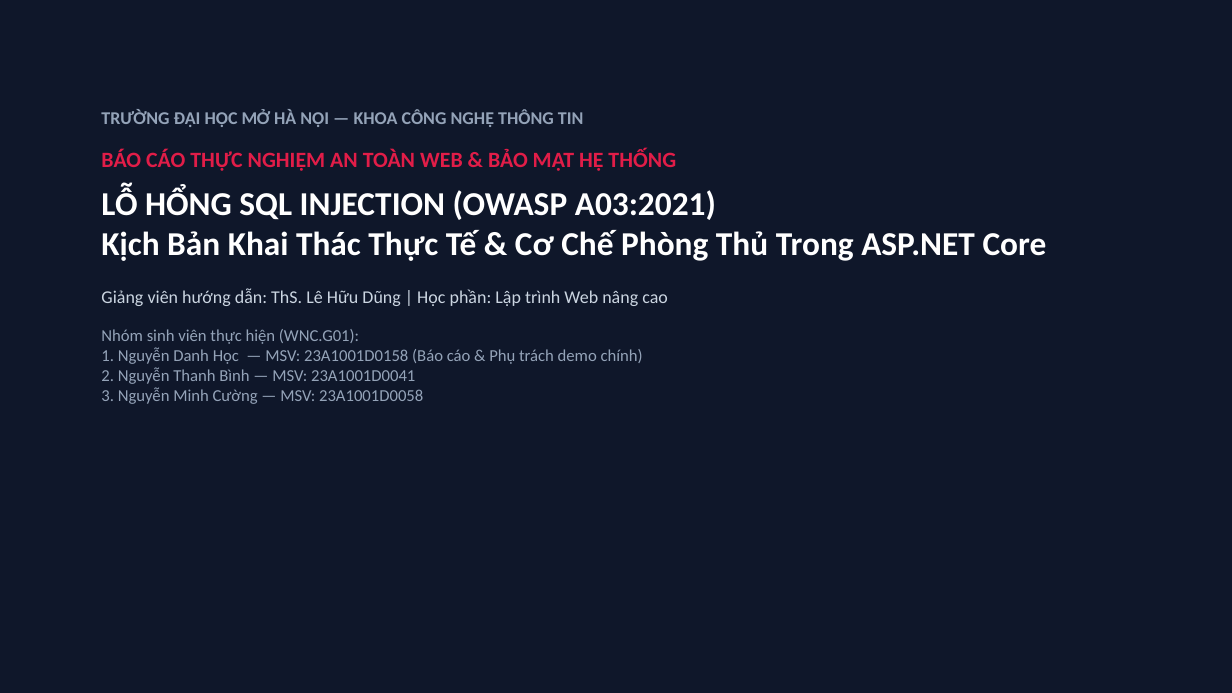
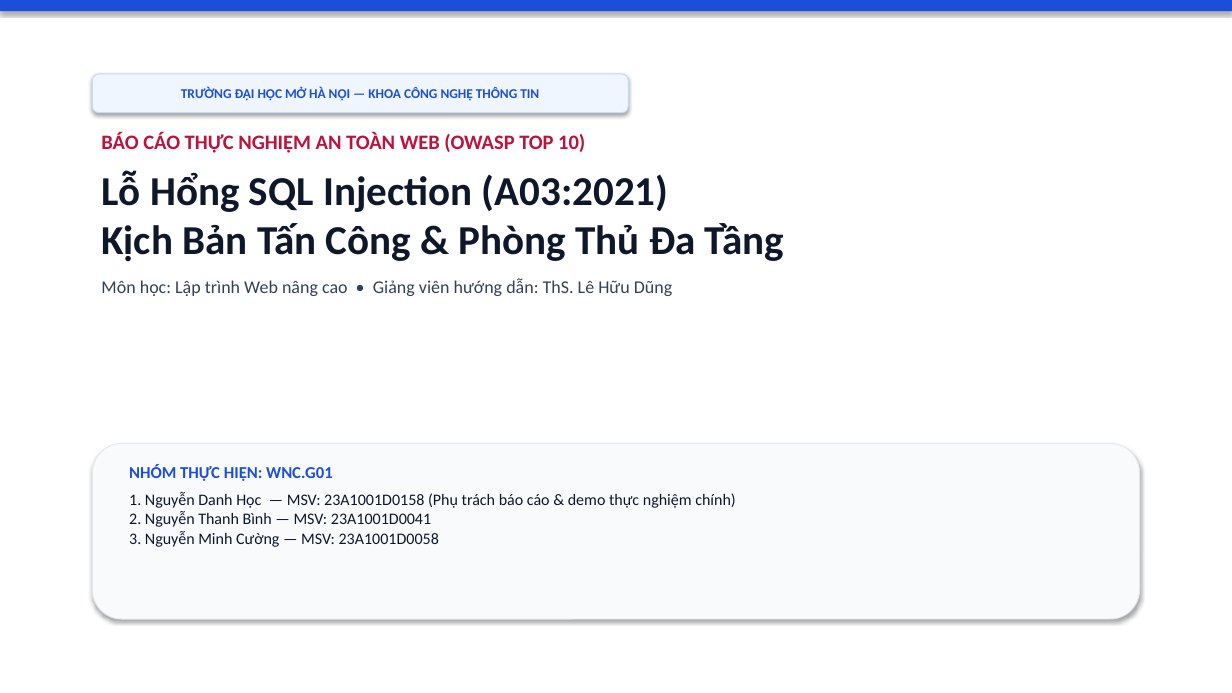
Before and after one commit to hocjsoo/OWASP_Demo, a slide deck: slide 1 of Slide_OWASP_SQL_Injection.pptx. Drawn at 1232x693 pixels with LibreOffice and Linux fonts; fonts in the diff are those of the drawing. Boxes give left, top, right and bottom in pixels: in the first picture for what was removed or moved away, otherwise in the second. Text is boxed around its words. In the diff, an @@ line names an element or a change of style, - is before the commit and + after.

Commit message:
feat: redesign entire presentation with modern Gamma/Canva light theme optimized for classroom projectors

```diff
--- a/Slide_OWASP_SQL_Injection.pptx
+++ b/Slide_OWASP_SQL_Injection.pptx
@@ rectangle: place and size @@
-rectangle at <box>0,0,1232,693</box>
+rectangle at <box>0,0,1232,11</box>
@@ rectangle at <box>0,0,1232,11</box>: fill #0F172A to #1D4ED8 @@
@@ rounded rectangle added at <box>92,74,628,113</box>, fill #EFF6FF, outline #BFDBFE 0.75 pt, 10.5 pt, text #1D4ED8, bold @@
+TRƯỜNG ĐẠI HỌC MỞ HÀ NỘI — KHOA CÔNG NGHỆ THÔNG TIN
@@ text at <box>101,132,784,296</box>: text changed; size 13 to 32 pt; text colour #94A3B8 to #0F172A; bold on @@
-TRƯỜNG ĐẠI HỌC MỞ HÀ NỘI — KHOA CÔNG NGHỆ THÔNG TIN
-BÁO CÁO THỰC NGHIỆM AN TOÀN WEB & BẢO MẬT HỆ THỐNG
-LỖ HỔNG SQL INJECTION (OWASP A03:2021)
-Kịch Bản Khai Thác Thực Tế & Cơ Chế Phòng Thủ Trong ASP.NET Core
-Giảng viên hướng dẫn: ThS. Lê Hữu Dũng | Học phần: Lập trình Web nâng cao
-Nhóm sinh viên thực hiện (WNC.G01):
-1. Nguyễn Danh Học — MSV: 23A1001D0158 (Báo cáo & Phụ trách demo chính)
-2. Nguyễn Thanh Bình — MSV: 23A1001D0041
-3. Nguyễn Minh Cường — MSV: 23A1001D0058
+BÁO CÁO THỰC NGHIỆM AN TOÀN WEB (OWASP TOP 10)
+Lỗ Hổng SQL Injection (A03:2021)
+Kịch Bản Tấn Công & Phòng Thủ Đa Tầng
+Môn học: Lập trình Web nâng cao • Giảng viên hướng dẫn: ThS. Lê Hữu Dũng
@@ rounded rectangle added at <box>92,444,1140,619</box>, fill #F8FAFC, outline #E2E8F0 0.75 pt @@
@@ text added at <box>129,465,736,547</box>, 12.5 pt, text #0F172A @@
+NHÓM THỰC HIỆN: WNC.G01
+1. Nguyễn Danh Học — MSV: 23A1001D0158 (Phụ trách báo cáo & demo thực nghiệm chính)
+2. Nguyễn Thanh Bình — MSV: 23A1001D0041
+3. Nguyễn Minh Cường — MSV: 23A1001D0058
```
Also in this commit, not shown: 7 other slides changed, 2 other files.
